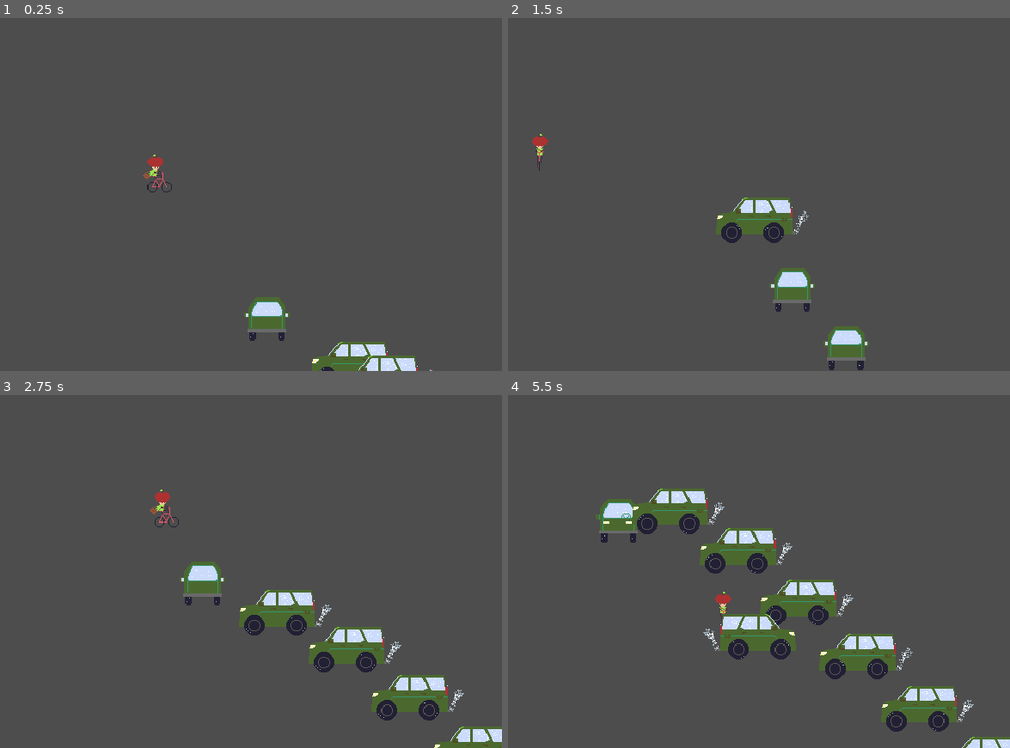
Above: before the commit, frames 1-4 (two rows, left to right).
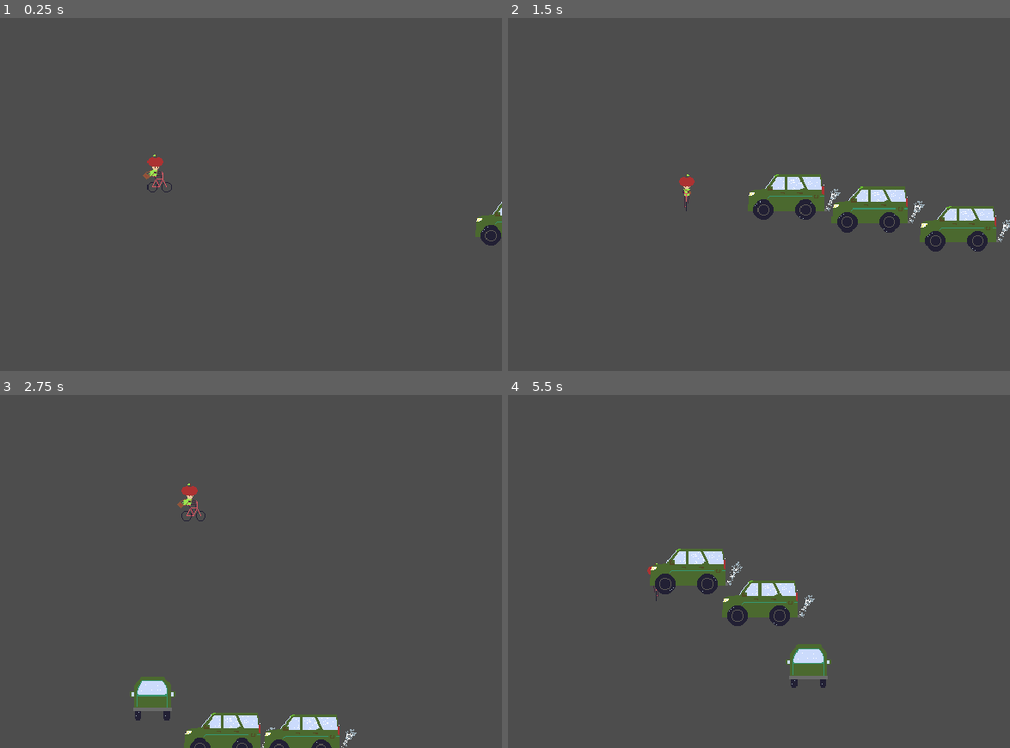
Above: after the commit, the same moments.

Repository: ScottArtCarlson/projectEkans
Game: Godot game, scene res://Scenes/world.tscn
Same seed, same stepped clock (60 frames per second), same inputs: the game is played once before the commit and once after it.
Inputs:
- Up to frame 1 (0.25 s): no input
- Up to frame 2 (1.5 s): hold D (right) 0.53-1.28 s; tap Space (action) at 0.6, 1.35 s; hold S (down) from 1.28 s (still down)
- Up to frame 3 (2.75 s): release S (down) at 2.03 s; hold D (right) from 2.03 s (still down); tap Space (action) at 2.1 s
- Up to frame 4 (5.5 s): release D (right) at 2.78 s; hold W (up) 2.78-3.53 s; tap Space (action) every 0.75 s from 2.85 to 5.1 s; hold A (left) 3.53-5.03 s; tap Escape (pause, bound only after the commit) at 4.15 s; hold S (down) from 5.03 s (still down)

The runs differ from the first frame. In frame 1, 2.5% of the frame differs, in the area x 48-100%, y 52-100%; in frame 2, 7.4%; in frame 3, 9.7%; in frame 4, 12%, in the area x 17-100%, y 26-100%.
Error after the commit: Compile Error: (res://Scenes/world.gd:-1)

Commit message:
added level complete plus bug fixes

Diff:
--- a/Scenes/player.gd
+++ b/Scenes/player.gd
@@ -37,6 +37,9 @@
 	var action = Input.is_action_just_pressed("action")
 	if action:
 		handleAction()
+
+	var pause = Input.is_action_just_pressed("pause")
+
 
 # main physics loop, handles input, movement, and wrapping. delta is underscored if it is not used, oterwise an error is thrown
 func _physics_process(_delta):
--- a/Scenes/player.tscn
+++ b/Scenes/player.tscn
@@ -251,7 +251,7 @@
 states/Idle/position = Vector2(336, 96)
 states/Start/position = Vector2(186, 96)
 transitions = ["Start", "Idle", SubResource("AnimationNodeStateMachineTransition_c088t"), "Idle", "Bike", SubResource("AnimationNodeStateMachineTransition_2rlao"), "Bike", "Idle", SubResource("AnimationNodeStateMachineTransition_0e6s7")]
-graph_offset = Vector2(-520, -11)
+graph_offset = Vector2(-700, -99)
 
 [node name="Player" type="CharacterBody2D"]
 y_sort_enabled = true
@@ -275,8 +275,8 @@
 tree_root = SubResource("AnimationNodeStateMachine_lmrx6")
 anim_player = NodePath("../AnimationPlayer")
 active = true
-parameters/Bike/blend_position = Vector2(-0.00172412, 0.00956511)
-parameters/Idle/blend_position = Vector2(0.113793, -0.302899)
+parameters/Bike/blend_position = Vector2(-0.796665, -0.128251)
+parameters/Idle/blend_position = Vector2(0.0134201, 0.754709)
 
 [node name="HurtBox" parent="." instance=ExtResource("3_ew0ey")]
 
--- a/Scenes/snake.gd
+++ b/Scenes/snake.gd
@@ -15,21 +15,24 @@
 # starting direction for animation
 @export var starting_position : Vector2 = Vector2(0, 1)
 
+@export var angular_easing = 1.0
+
+var angle = 0.0
+var angular_speed = 0.0
+
 func _ready():
 	update_animation_parameters(starting_position)
 	state_machine.travel("Drive_Head")
 
-func _physics_process(_delta):
+func _physics_process(delta):
+
 	if target != null:
 		velocity = position.direction_to(target.position) * SPEED
 		move_and_slide()
 
 		update_animation_parameters(velocity)
-
 	# checks each frame if it needs to change to the next animation
 	state_machine.travel("Drive_Head")
-	# nothing yet
-#	addSnakeSegment()
 
 # no function yet, I want it to add a new snake segment to the snake container when pressed/when ate
 func addSnakeSegment():
@@ -42,5 +45,4 @@
 		animation_tree.set("parameters/Drive_Head/blend_position", move_input)
 
 func _on_snake_hurt_box_area_entered(area):
-	pass
-#	print("Hurt - self collision")
+	print("Hurt - self collision")
--- a/Scenes/snake.tscn
+++ b/Scenes/snake.tscn
@@ -94,6 +94,19 @@
 
 [sub_resource type="Animation" id="Animation_pnvng"]
 resource_name = "Drive_Down_Body"
+length = 0.1
+tracks/0/type = "value"
+tracks/0/imported = false
+tracks/0/enabled = true
+tracks/0/path = NodePath("Sprite2D:frame")
+tracks/0/interp = 1
+tracks/0/loop_wrap = true
+tracks/0/keys = {
+"times": PackedFloat32Array(0),
+"transitions": PackedFloat32Array(1),
+"update": 1,
+"values": [41]
+}
 
 [sub_resource type="Animation" id="Animation_mye4k"]
 resource_name = "Drive_Right_body"
--- a/Scenes/snake_segment.gd
+++ b/Scenes/snake_segment.gd
@@ -24,7 +24,7 @@
 
 # ready runs once when the scene is first instanciated
 func _ready():
-	#Count the number of snake bits for later
+	# count the number of snake bits for later
 	if get_parent().get_child_count() == 1:
 		pass
 	else:
@@ -47,7 +47,7 @@
 		if to_target < followOffset:
 			return
 
-		#else, move towards target at speed
+		# else, move towards target at speed
 		velocity = position.direction_to(target.global_position) * SPEED
 		move_and_slide()
 		# by sending it the velocity, it tells the animation blend space which animation direction to pull
@@ -65,5 +65,5 @@
 
 # checks to see if the snake hit itself, working but needs win condition code
 func _on_snake_hurt_box_area_entered(area):
-	pass
+	Events.level_completed.emit()
 #	print("Hurt - self collision")
--- a/Scenes/snake_segment.tscn
+++ b/Scenes/snake_segment.tscn
@@ -94,6 +94,19 @@
 
 [sub_resource type="Animation" id="Animation_pnvng"]
 resource_name = "Drive_Down_Body"
+length = 0.1
+tracks/0/type = "value"
+tracks/0/imported = false
+tracks/0/enabled = true
+tracks/0/path = NodePath("Sprite2D:frame")
+tracks/0/interp = 1
+tracks/0/loop_wrap = true
+tracks/0/keys = {
+"times": PackedFloat32Array(0),
+"transitions": PackedFloat32Array(1),
+"update": 1,
+"values": [41]
+}
 
 [sub_resource type="Animation" id="Animation_mye4k"]
 resource_name = "Drive_Right_body"
@@ -164,6 +177,7 @@
 blend_point_3/pos = Vector2(0, -1.1)
 min_space = Vector2(-1, -1.1)
 max_space = Vector2(1, 1.1)
+blend_mode = 1
 
 [sub_resource type="AnimationNodeStateMachineTransition" id="AnimationNodeStateMachineTransition_5qk2j"]
 advance_mode = 2
--- a/Scenes/world.gd
+++ b/Scenes/world.gd
@@ -1,13 +1,17 @@
 extends Node2D
 
-
+@onready var level_completed = $CanvasLayer/LevelCompleted
 # Called when the node enters the scene tree for the first time.
 func _ready():
-	pass # Replace with function body.
+	Events.level_completed.connect(show_level_completed)
 
 # Called every frame. 'delta' is the elapsed time since the previous frame.
 func _process(delta):
 	pass
+
+func show_level_completed():
+	level_completed.show()
+#	get_tree().paused = true
 
 # custom signal from the player scene
 func _on_player_player_killed():
--- a/Scenes/world.tscn
+++ b/Scenes/world.tscn
@@ -1,15 +1,16 @@
-[gd_scene load_steps=5 format=3 uid="uid://buvirnbmvpjmq"]
+[gd_scene load_steps=6 format=3 uid="uid://buvirnbmvpjmq"]
 
 [ext_resource type="PackedScene" uid="uid://bycq58j37i46q" path="res://Scenes/player.tscn" id="1_pdc8r"]
 [ext_resource type="Script" path="res://Scenes/world.gd" id="1_pepnt"]
 [ext_resource type="PackedScene" uid="uid://cexq5kww3hohm" path="res://Scenes/snake.tscn" id="2_1pave"]
 [ext_resource type="PackedScene" uid="uid://crawbr77u2yx0" path="res://Scenes/snake_segment.tscn" id="4_iyujy"]
+[ext_resource type="PackedScene" uid="uid://cy2eyhxfkjif7" path="res://Scenes/level_completed.tscn" id="5_qe0tg"]
 
 [node name="World" type="Node2D"]
 script = ExtResource("1_pepnt")
 
 [node name="Player" parent="." groups=["Player"] instance=ExtResource("1_pdc8r")]
-position = Vector2(176, 78)
+position = Vector2(-112, 208)
 
 [node name="SnakeContainer" type="Node" parent="."]
 
@@ -20,33 +21,12 @@
 position = Vector2(424, 296)
 
 [node name="SnakeSegment2" parent="SnakeContainer" instance=ExtResource("4_iyujy")]
-position = Vector2(424, 296)
+position = Vector2(520, 328)
 
-[node name="SnakeSegment3" parent="SnakeContainer" instance=ExtResource("4_iyujy")]
-position = Vector2(424, 296)
+[node name="CanvasLayer" type="CanvasLayer" parent="."]
 
-[node name="SnakeSegment4" parent="SnakeContainer" instance=ExtResource("4_iyujy")]
-position = Vector2(424, 296)
-
-[node name="SnakeSegment5" parent="SnakeContainer" instance=ExtResource("4_iyujy")]
-position = Vector2(424, 296)
-
-[node name="SnakeSegment6" parent="SnakeContainer" instance=ExtResource("4_iyujy")]
-position = Vector2(424, 296)
-
-[node name="SnakeSegment7" parent="SnakeContainer" instance=ExtResource("4_iyujy")]
-position = Vector2(424, 296)
-
-[node name="SnakeSegment8" parent="SnakeContainer" instance=ExtResource("4_iyujy")]
-position = Vector2(424, 296)
-
-[node name="SnakeSegment9" parent="SnakeContainer" instance=ExtResource("4_iyujy")]
-position = Vector2(424, 296)
-
-[node name="SnakeSegment10" parent="SnakeContainer" instance=ExtResource("4_iyujy")]
-position = Vector2(424, 296)
-
-[node name="SnakeSegment11" parent="SnakeContainer" instance=ExtResource("4_iyujy")]
-position = Vector2(424, 296)
+[node name="LevelCompleted" parent="CanvasLayer" instance=ExtResource("5_qe0tg")]
+visible = false
+metadata/_edit_use_anchors_ = true
 
 [connection signal="player_killed" from="Player" to="." method="_on_player_player_killed"]
--- a/project.godot
+++ b/project.godot
@@ -14,6 +14,10 @@
 run/main_scene="res://Scenes/world.tscn"
 config/features=PackedStringArray("4.1", "GL Compatibility")
 config/icon="res://icon.svg"
+
+[autoload]
+
+Events="*res://Events.gd"
 
 [display]
 
@@ -50,6 +54,11 @@
 "events": [Object(InputEventKey,"resource_local_to_scene":false,"resource_name":"","device":-1,"window_id":0,"alt_pressed":false,"shift_pressed":false,"ctrl_pressed":false,"meta_pressed":false,"pressed":false,"keycode":0,"physical_keycode":32,"key_label":0,"unicode":32,"echo":false,"script":null)
 ]
 }
+pause={
+"deadzone": 0.5,
+"events": [Object(InputEventKey,"resource_local_to_scene":false,"resource_name":"","device":-1,"window_id":0,"alt_pressed":false,"shift_pressed":false,"ctrl_pressed":false,"meta_pressed":false,"pressed":false,"keycode":0,"physical_keycode":4194305,"key_label":0,"unicode":0,"echo":false,"script":null)
+]
+}
 
 [layer_names]
 
